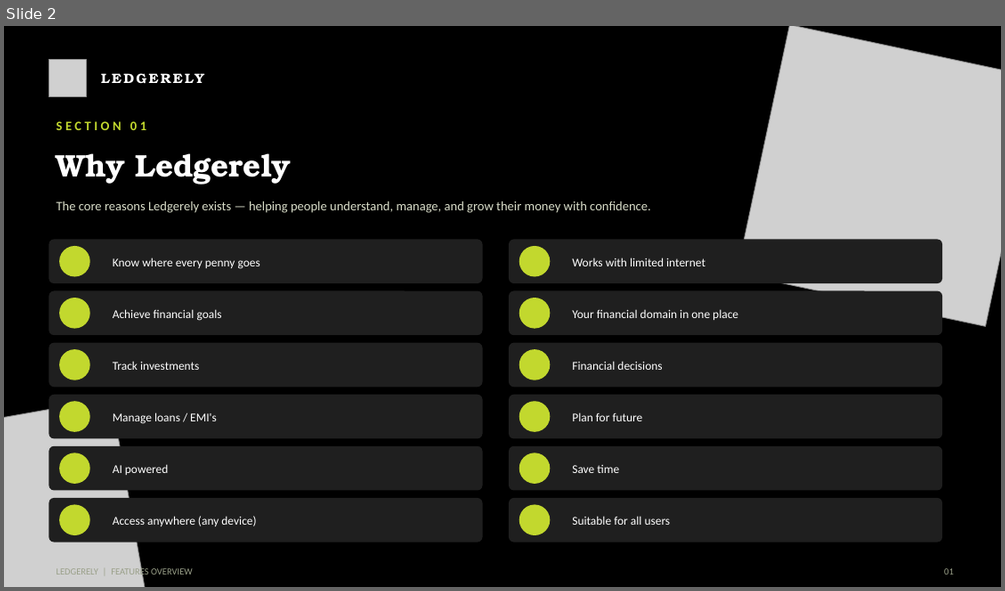
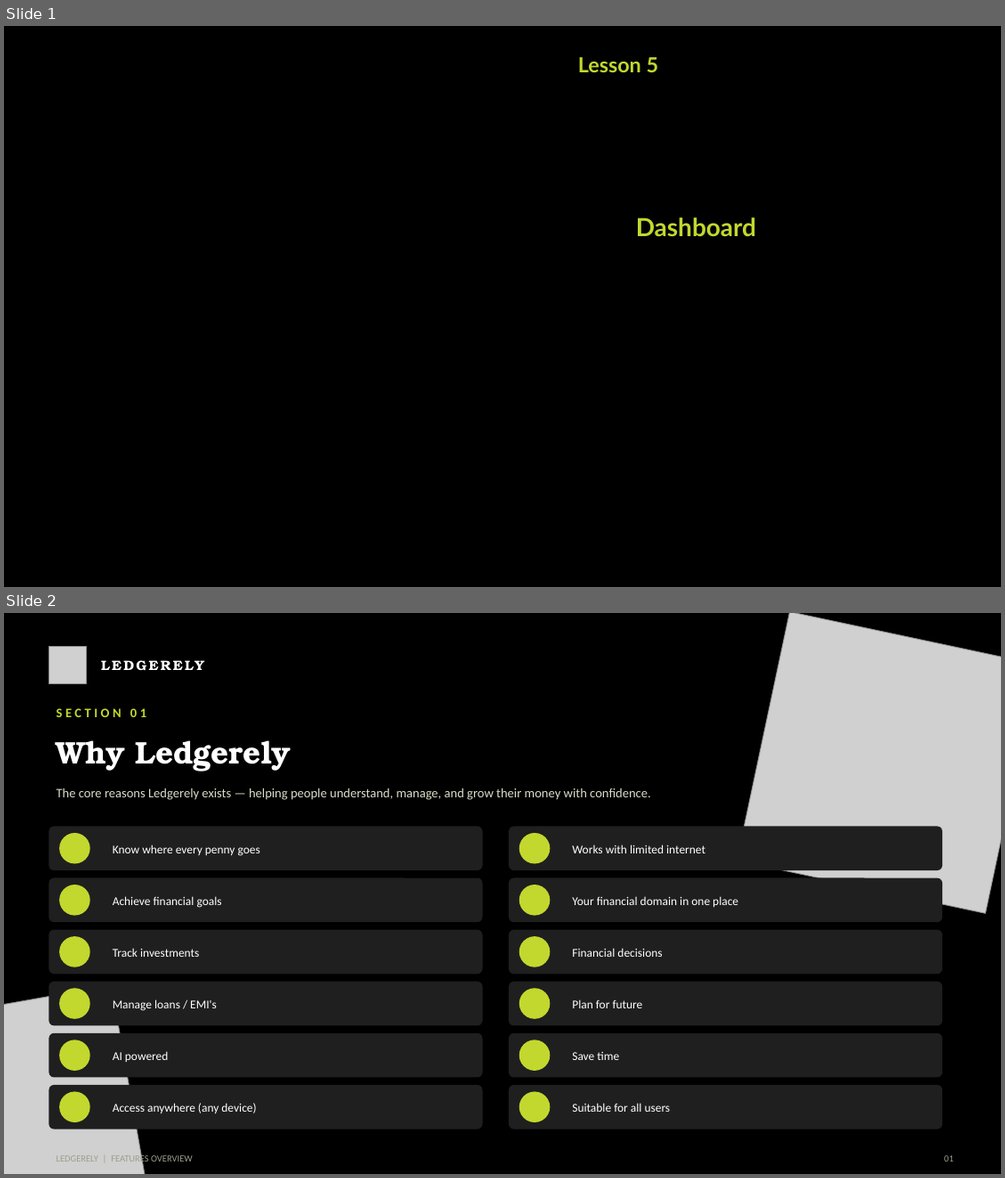
Before and after one commit to bharani-palani/ledgerely, a slide deck: LedgerelyTutorGuide.pptx. Shown one above the other, each under a label of ours: slide 2 before the commit, slides 1 and 2 after it. The pictures are 1005x591 and 1005x1178 pixels, drawn with LibreOffice and Linux fonts; fonts in the diff are those of the drawing; grey boxes stand for pictures; background and template pictures are left out. Boxes give left, top, right and bottom in pixels: in the first picture for what was removed or moved away, otherwise in the second. Text is boxed around its words. In the diff, an @@ line names an element or a change of style, - is before the commit and + after.

```diff
--- a/LedgerelyTutorGuide.pptx
+++ b/LedgerelyTutorGuide.pptx
@@ slide 1 added at box(4, 26, 1001, 587), background picture (left out) @@
@@ text added at box(578, 57, 659, 72), 20 pt, text #C2D82E, bold @@
+Lesson 5
@@ text added at box(636, 217, 756, 237), 24 pt, text #C2D82E, bold @@
+Dashboard
```
Also in this commit, not shown: 1 slide removed, 4 other files.
